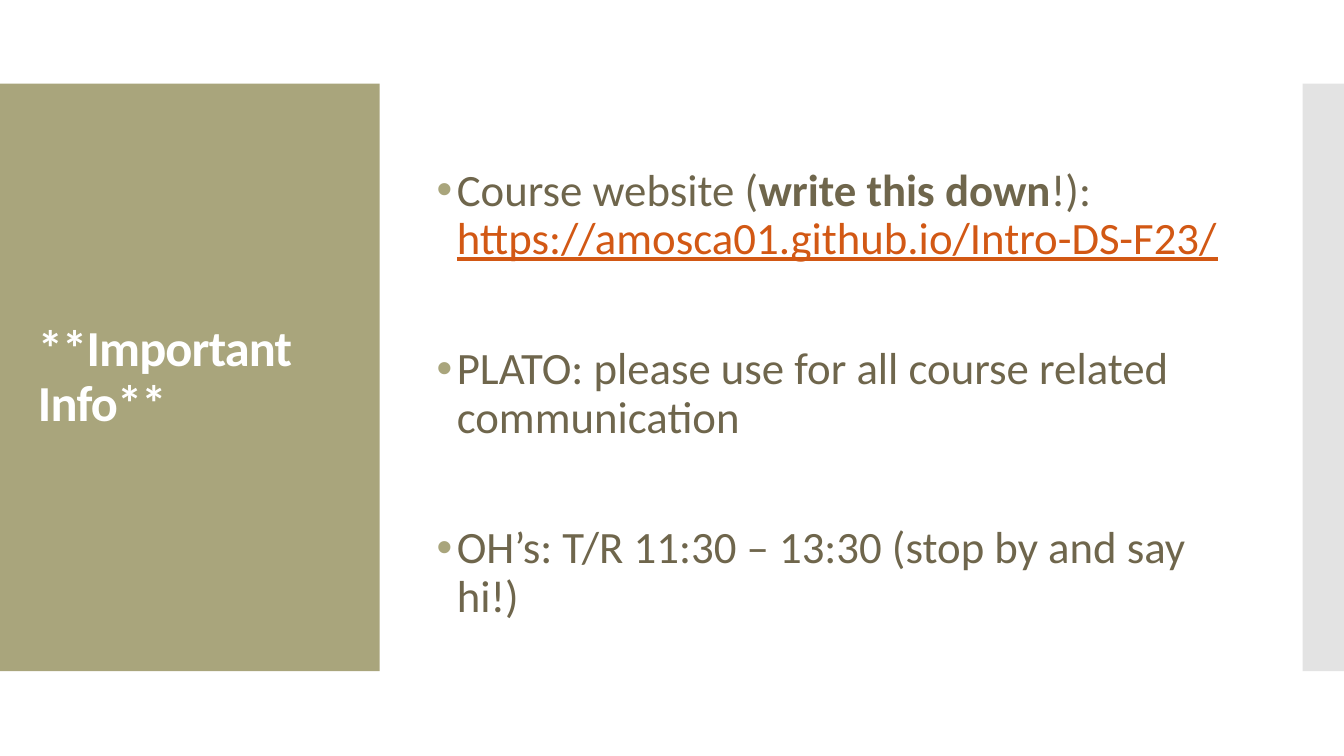
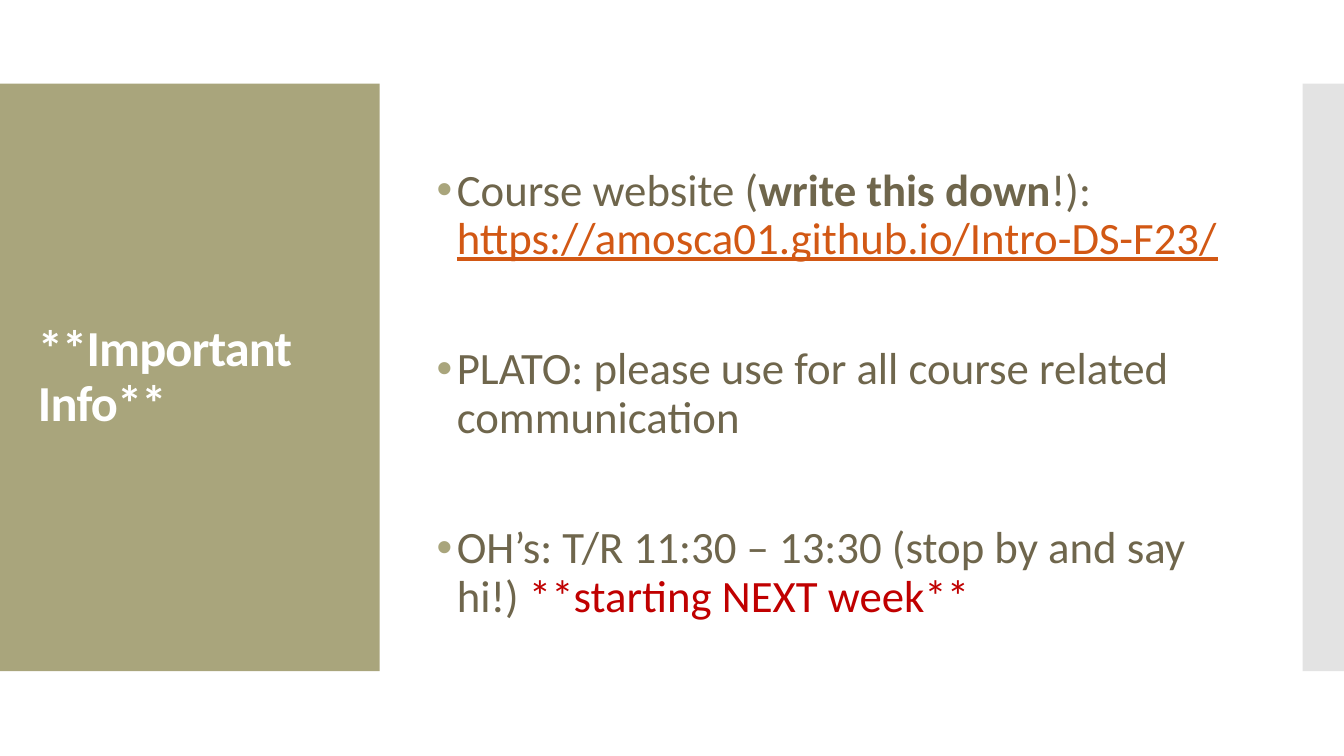
Before and after one commit to amosca01/Intro-DS-F23, a slide deck: slide 11 of slides/01-welcome.pptx. Drawn at 1344x756 pixels with LibreOffice and Linux fonts; fonts in the diff are those of the drawing. Boxes give left, top, right and bottom in pixels: in the first picture for what was removed or moved away, otherwise in the second. Text is boxed around its words. In the diff, an @@ line names an element or a change of style, - is before the commit and + after.

```diff
--- a/slides/01-welcome.pptx
+++ b/slides/01-welcome.pptx
@@ text at (457,530,1185,620): text changed @@
-• OH’s: T/R 11:30 – 13:30 (stop by and say hi!)
+• OH’s: T/R 11:30 – 13:30 (stop by and say hi!) **starting NEXT week**
```
Also in this commit, not shown: 1 other file.
